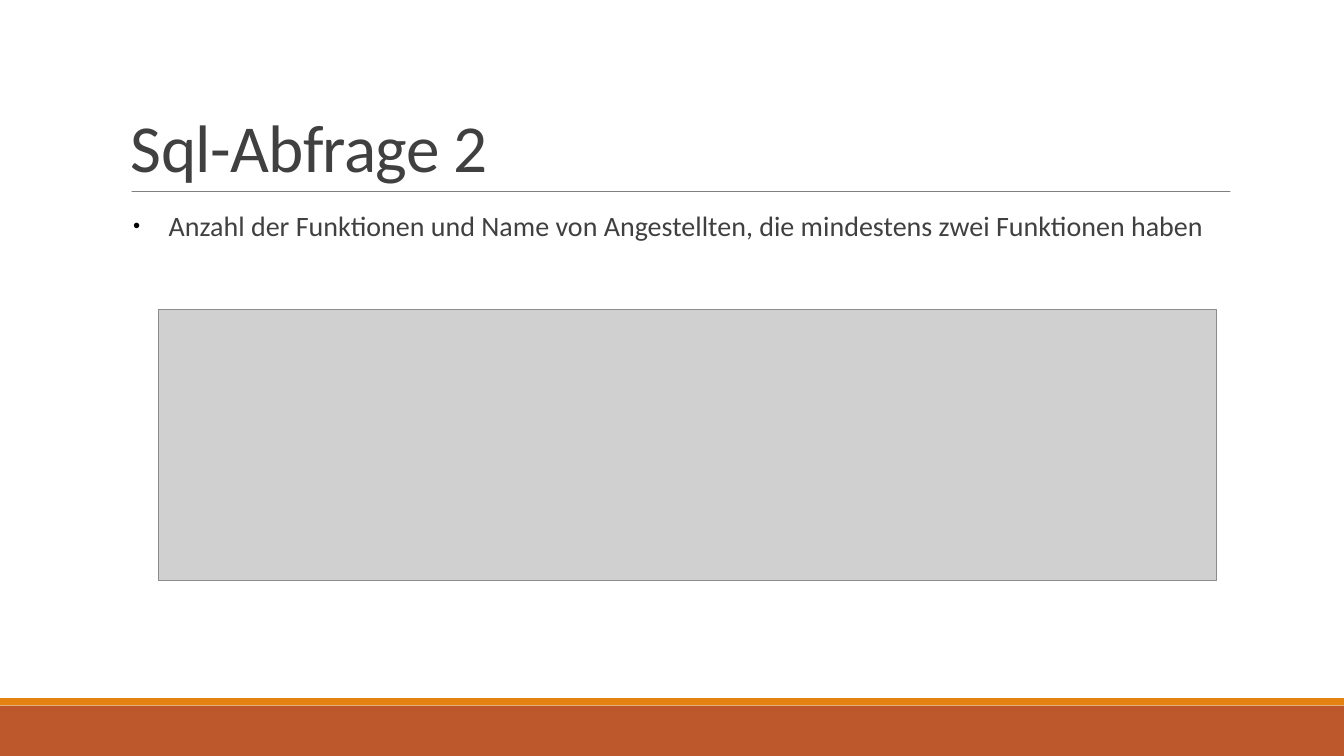
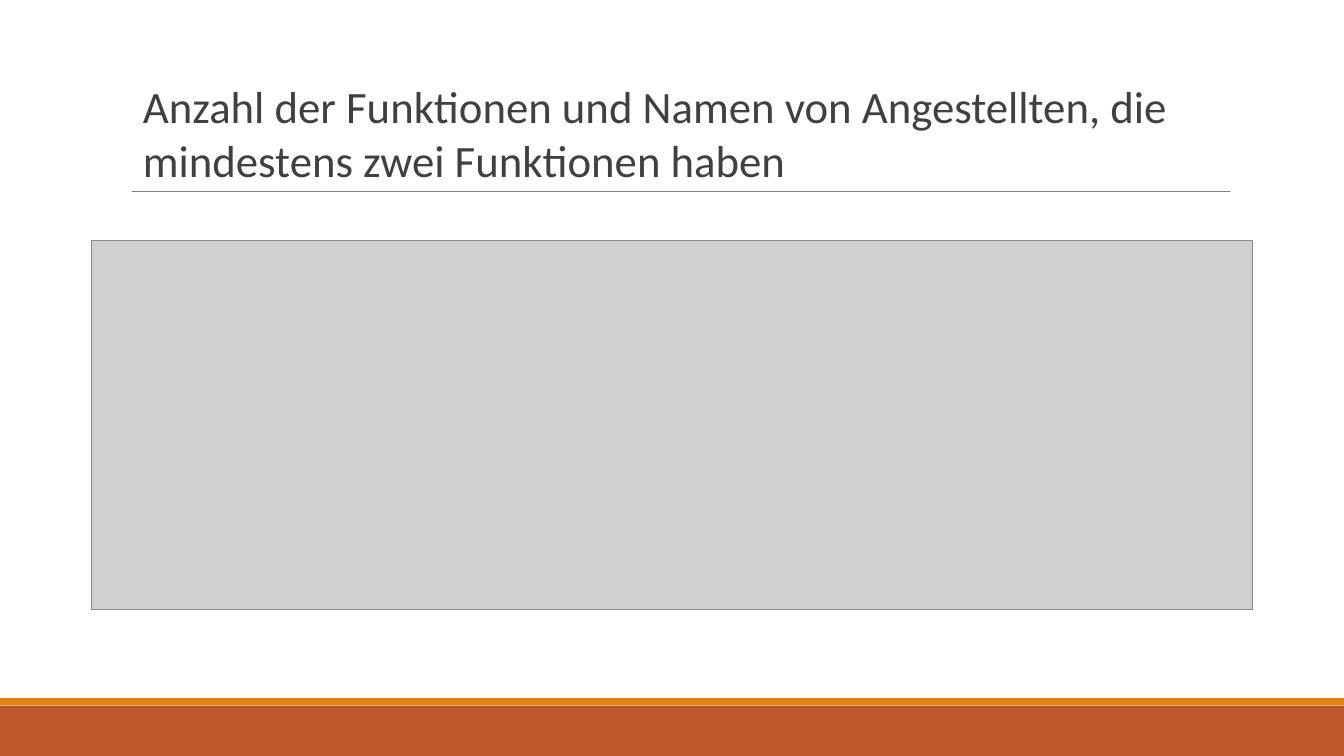
Before and after one commit to LennartDuemke/Datenbanken_LevelUP, a slide deck: slide 11 of Präsentationen/Präsentation_Datenbanken_3.pptx (slide 13 before the commit). Drawn at 1344x756 pixels with LibreOffice and Linux fonts; fonts in the diff are those of the drawing; grey boxes stand for pictures. Boxes give left, top, right and bottom in pixels: in the first picture for what was removed or moved away, otherwise in the second. Text is boxed around its words. In the diff, an @@ line names an element or a change of style, - is before the commit and + after.

```diff
--- a/Präsentationen/Präsentation_Datenbanken_3.pptx
+++ b/Präsentationen/Präsentation_Datenbanken_3.pptx
@@ text at bbox=[143, 92, 1166, 178]: text changed; size 48 to 32 pt @@
-Sql-Abfrage 2
+Anzahl der Funktionen und Namen von Angestellten, die mindestens zwei Funktionen haben
@@ text removed at bbox=[169, 216, 1203, 241] @@
-● Anzahl der Funktionen und Name von Angestellten, die mindestens zwei Funktionen haben
@@ picture: place and size @@
-picture at bbox=[158, 310, 1217, 581]
+picture at bbox=[92, 241, 1253, 610]
```
Also in this commit, not shown: 11 other slides changed, 6 slides added, 6 slides removed, 5 other files.
